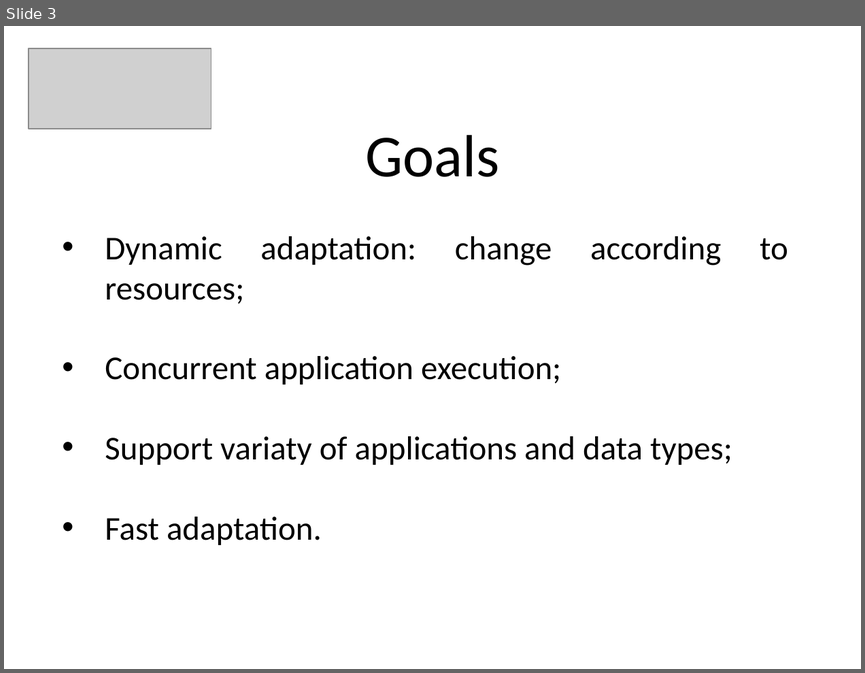
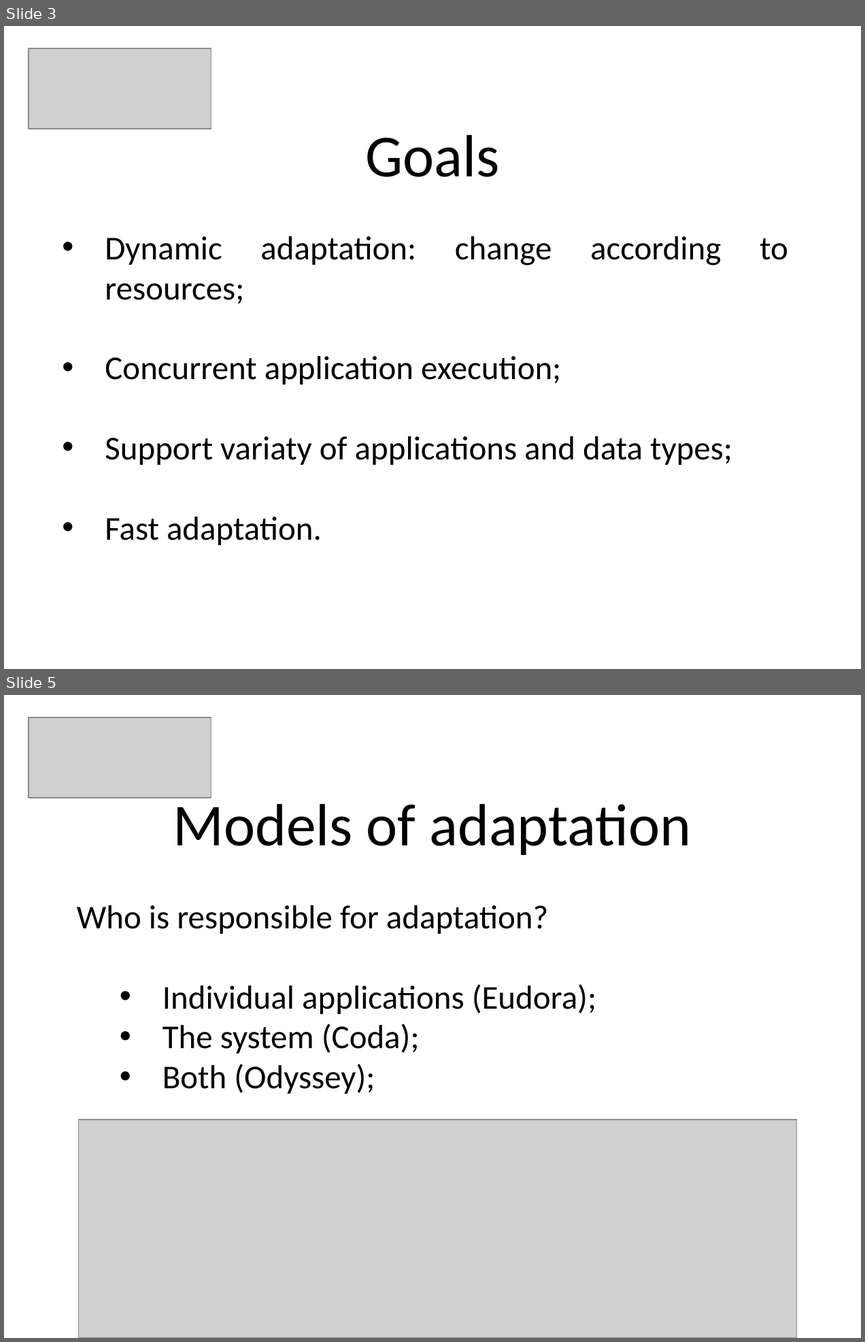
Before and after one commit to PeBraz/AirDesk, a slide deck: paper-presentation/cmov-presentation.pptx. Shown one above the other, each under a label of ours: slide 3 before the commit, slides 3 and 5 after it; the slides between them are not shown. The pictures are 865x673 and 865x1342 pixels, drawn with LibreOffice and Linux fonts; fonts in the diff are those of the drawing; grey boxes stand for pictures. Boxes give left, top, right and bottom in pixels: in the first picture for what was removed or moved away, otherwise in the second. Text is boxed around its words. In the diff, an @@ line names an element or a change of style, - is before the commit and + after.

```diff
--- a/paper-presentation/cmov-presentation.pptx
+++ b/paper-presentation/cmov-presentation.pptx
@@ slide 5 added at box(4, 695, 861, 1338), background #FFFFFF @@
@@ picture added at box(29, 717, 211, 798) @@
@@ title added at box(173, 796, 691, 855), 50 pt, text #000000 @@
+Models of adaptation
@@ text added at box(77, 905, 596, 1093), 28 pt, text #000000 @@
+Who is responsible for adaptation?
+  • Individual applications (Eudora);
+  • The system (Coda);
+  • Both (Odyssey);
@@ picture added at box(79, 1119, 797, 1338) @@
```
Also in this commit, not shown: 3 other slides added.
